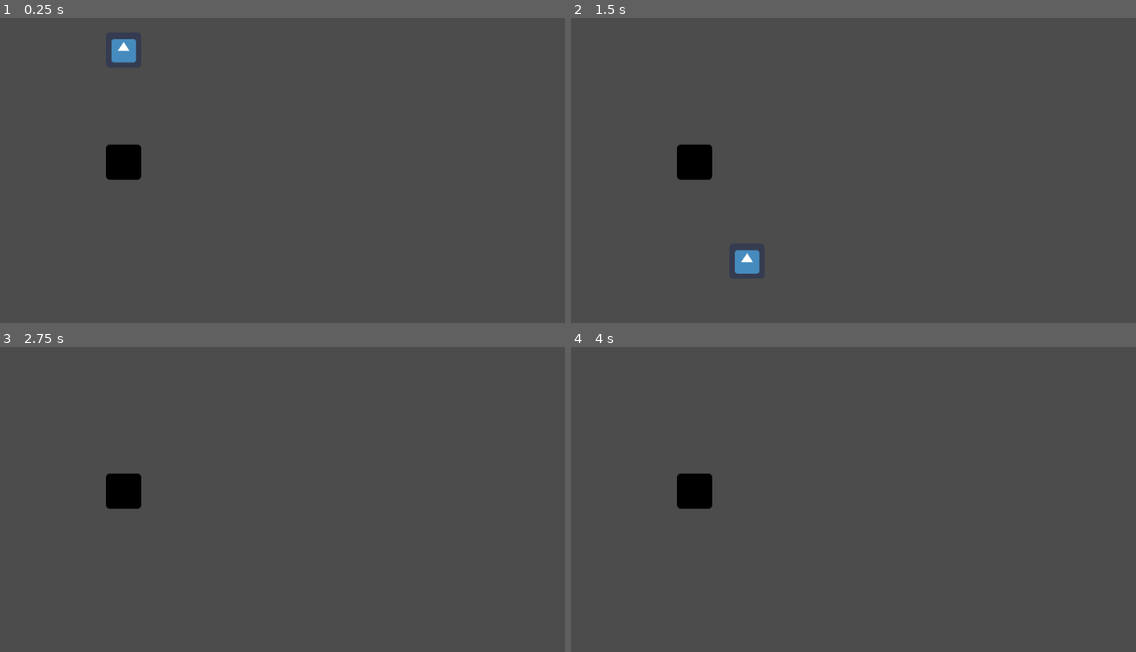
Above: before the commit, frames 1-4 (two rows, left to right).
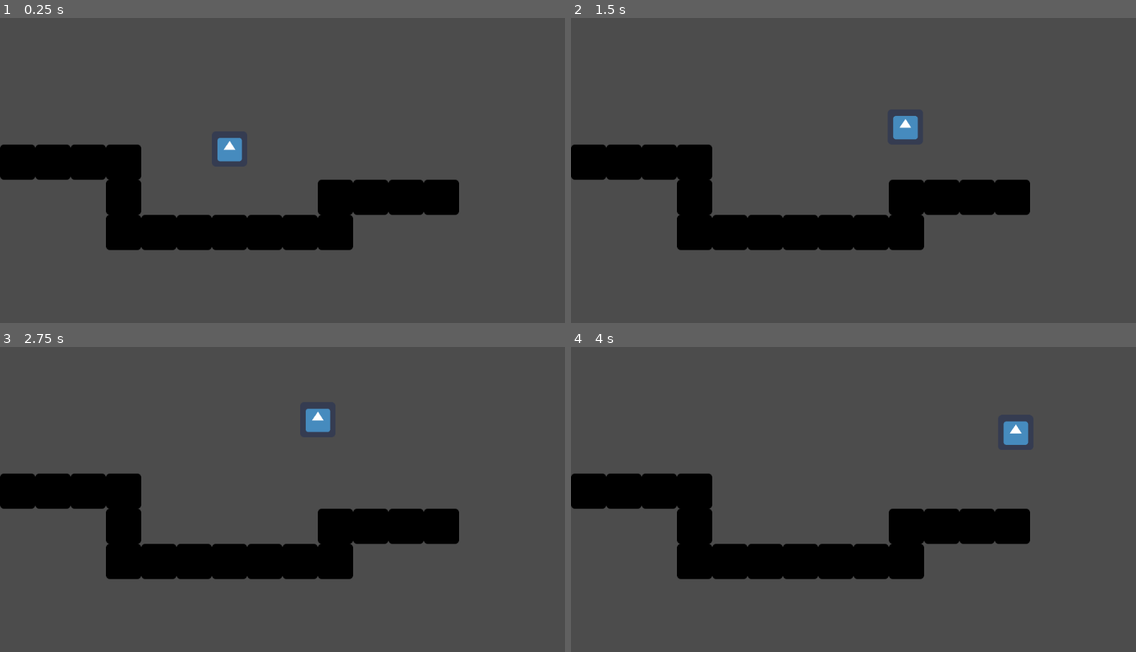
Above: after the commit, the same moments.

Repository: elouan-pt/platform-game
Game: Godot game, scene res://World.tscn
The game is run twice, just before and just after one commit, with the same random seed, the same clock (stepped at 60 frames per second) and the same inputs. The engine's default icon, where the game draws it, is replaced by a stand-in: a white triangle on a blue panel in a dark square.
Inputs:
- Up to frame 1 (0.25 s): no input
- Up to frame 2 (1.5 s): hold Up (ui_up) 0.53-1.28 s; hold Right (ui_right) from 0.53 s (still down); tap Up (ui_up) at 1.35 s
- Up to frame 3 (2.75 s): tap Up (ui_up) at 1.52, 1.82 s; release Right (ui_right) at 2.03 s; hold Left (ui_left) from 2.03 s (still down); hold Up (ui_up) from 2.03 s (still down)
- Up to frame 4 (4 s): release Left (ui_left) at 2.78 s; release Up (ui_up) at 2.78 s; hold Right (ui_right) from 2.78 s (still down); tap Up (ui_up) at 2.85, 3.02, 3.32 s; hold Up (ui_up) from 3.53 s (still down)

The runs differ from the first frame. In frame 1, 12% of the frame differs, in the area x 0-82%, y 6-77%; in frame 2, 12%, in the area x 0-82%, y 32-84%; in frame 3, 11%; in frame 4, 11%.

Commit message:
feature: add jumping

Diff:
--- a/KinematicBody2D.gd
+++ b/KinematicBody2D.gd
@@ -1,16 +1,25 @@
 extends KinematicBody2D
+
+const UP = Vector2(0, -1)
+const GRAVITY = 20
+const SPEED = 200
+const JUMP_HEIGHT = -550
 
 var motion = Vector2()
 
 func _physics_process(delta):
-	motion.y += 10
+	motion.y += GRAVITY
 
 	if Input.is_action_pressed("ui_right"):
-		motion.x = 100
+		motion.x = SPEED
 	elif Input.is_action_pressed("ui_left"):
-		motion.x = -100
+		motion.x = -SPEED
 	else:
 		motion.x = 0
 
-	move_and_slide(motion)
+	if is_on_floor():
+		if Input.is_action_pressed("ui_up"):
+			motion.y = JUMP_HEIGHT
+
+	motion = move_and_slide(motion, UP)
 	pass
--- a/World.tscn
+++ b/World.tscn
@@ -12,7 +12,7 @@
 [node name="World" type="Node"]
 
 [node name="Player" type="KinematicBody2D" parent="."]
-position = Vector2( 224, 64 )
+position = Vector2( 416, 224 )
 script = ExtResource( 2 )
 __meta__ = {
 "_edit_group_": true
@@ -26,17 +26,244 @@
 [node name="CollisionShape2D" type="CollisionShape2D" parent="Player"]
 shape = SubResource( 1 )
 
-[node name="Wall" type="StaticBody2D" parent="."]
+[node name="Walls" type="Node" parent="."]
+
+[node name="Wall" type="StaticBody2D" parent="Walls"]
+position = Vector2( 416, 416 )
+__meta__ = {
+"_edit_group_": true
+}
+
+[node name="Sprite" type="Sprite" parent="Walls/Wall"]
+modulate = Color( 0, 0, 0, 1 )
+position = Vector2( -3.8147e-06, 3.8147e-06 )
+scale = Vector2( 0.5, 0.5 )
+texture = ExtResource( 1 )
+
+[node name="CollisionShape2D" type="CollisionShape2D" parent="Walls/Wall"]
+shape = SubResource( 2 )
+
+[node name="Wall2" type="StaticBody2D" parent="Walls"]
+position = Vector2( 480, 416 )
+__meta__ = {
+"_edit_group_": true
+}
+
+[node name="Sprite" type="Sprite" parent="Walls/Wall2"]
+modulate = Color( 0, 0, 0, 1 )
+position = Vector2( -3.8147e-06, 3.8147e-06 )
+scale = Vector2( 0.5, 0.5 )
+texture = ExtResource( 1 )
+
+[node name="CollisionShape2D" type="CollisionShape2D" parent="Walls/Wall2"]
+shape = SubResource( 2 )
+
+[node name="Wall3" type="StaticBody2D" parent="Walls"]
+position = Vector2( 544, 416 )
+__meta__ = {
+"_edit_group_": true
+}
+
+[node name="Sprite" type="Sprite" parent="Walls/Wall3"]
+modulate = Color( 0, 0, 0, 1 )
+position = Vector2( -3.8147e-06, 3.8147e-06 )
+scale = Vector2( 0.5, 0.5 )
+texture = ExtResource( 1 )
+
+[node name="CollisionShape2D" type="CollisionShape2D" parent="Walls/Wall3"]
+shape = SubResource( 2 )
+
+[node name="Wall4" type="StaticBody2D" parent="Walls"]
+position = Vector2( 608, 416 )
+__meta__ = {
+"_edit_group_": true
+}
+
+[node name="Sprite" type="Sprite" parent="Walls/Wall4"]
+modulate = Color( 0, 0, 0, 1 )
+position = Vector2( -3.8147e-06, 3.8147e-06 )
+scale = Vector2( 0.5, 0.5 )
+texture = ExtResource( 1 )
+
+[node name="CollisionShape2D" type="CollisionShape2D" parent="Walls/Wall4"]
+shape = SubResource( 2 )
+
+[node name="Wall5" type="StaticBody2D" parent="Walls"]
+position = Vector2( 608, 352 )
+__meta__ = {
+"_edit_group_": true
+}
+
+[node name="Sprite" type="Sprite" parent="Walls/Wall5"]
+modulate = Color( 0, 0, 0, 1 )
+position = Vector2( -3.8147e-06, 3.8147e-06 )
+scale = Vector2( 0.5, 0.5 )
+texture = ExtResource( 1 )
+
+[node name="CollisionShape2D" type="CollisionShape2D" parent="Walls/Wall5"]
+shape = SubResource( 2 )
+
+[node name="Wall6" type="StaticBody2D" parent="Walls"]
+position = Vector2( 672, 352 )
+__meta__ = {
+"_edit_group_": true
+}
+
+[node name="Sprite" type="Sprite" parent="Walls/Wall6"]
+modulate = Color( 0, 0, 0, 1 )
+position = Vector2( -3.8147e-06, 3.8147e-06 )
+scale = Vector2( 0.5, 0.5 )
+texture = ExtResource( 1 )
+
+[node name="CollisionShape2D" type="CollisionShape2D" parent="Walls/Wall6"]
+shape = SubResource( 2 )
+
+[node name="Wall7" type="StaticBody2D" parent="Walls"]
+position = Vector2( 736, 352 )
+__meta__ = {
+"_edit_group_": true
+}
+
+[node name="Sprite" type="Sprite" parent="Walls/Wall7"]
+modulate = Color( 0, 0, 0, 1 )
+position = Vector2( -3.8147e-06, 3.8147e-06 )
+scale = Vector2( 0.5, 0.5 )
+texture = ExtResource( 1 )
+
+[node name="CollisionShape2D" type="CollisionShape2D" parent="Walls/Wall7"]
+shape = SubResource( 2 )
+
+[node name="Wall8" type="StaticBody2D" parent="Walls"]
+position = Vector2( 800, 352 )
+__meta__ = {
+"_edit_group_": true
+}
+
+[node name="Sprite" type="Sprite" parent="Walls/Wall8"]
+modulate = Color( 0, 0, 0, 1 )
+position = Vector2( -3.8147e-06, 3.8147e-06 )
+scale = Vector2( 0.5, 0.5 )
+texture = ExtResource( 1 )
+
+[node name="CollisionShape2D" type="CollisionShape2D" parent="Walls/Wall8"]
+shape = SubResource( 2 )
+
+[node name="Wall9" type="StaticBody2D" parent="Walls"]
+position = Vector2( 352, 416 )
+__meta__ = {
+"_edit_group_": true
+}
+
+[node name="Sprite" type="Sprite" parent="Walls/Wall9"]
+modulate = Color( 0, 0, 0, 1 )
+position = Vector2( -3.8147e-06, 3.8147e-06 )
+scale = Vector2( 0.5, 0.5 )
+texture = ExtResource( 1 )
+
+[node name="CollisionShape2D" type="CollisionShape2D" parent="Walls/Wall9"]
+shape = SubResource( 2 )
+
+[node name="Wall10" type="StaticBody2D" parent="Walls"]
+position = Vector2( 288, 416 )
+__meta__ = {
+"_edit_group_": true
+}
+
+[node name="Sprite" type="Sprite" parent="Walls/Wall10"]
+modulate = Color( 0, 0, 0, 1 )
+position = Vector2( -3.8147e-06, 3.8147e-06 )
+scale = Vector2( 0.5, 0.5 )
+texture = ExtResource( 1 )
+
+[node name="CollisionShape2D" type="CollisionShape2D" parent="Walls/Wall10"]
+shape = SubResource( 2 )
+
+[node name="Wall11" type="StaticBody2D" parent="Walls"]
+position = Vector2( 224, 416 )
+__meta__ = {
+"_edit_group_": true
+}
+
+[node name="Sprite" type="Sprite" parent="Walls/Wall11"]
+modulate = Color( 0, 0, 0, 1 )
+position = Vector2( -3.8147e-06, 3.8147e-06 )
+scale = Vector2( 0.5, 0.5 )
+texture = ExtResource( 1 )
+
+[node name="CollisionShape2D" type="CollisionShape2D" parent="Walls/Wall11"]
+shape = SubResource( 2 )
+
+[node name="Wall12" type="StaticBody2D" parent="Walls"]
+position = Vector2( 224, 352 )
+__meta__ = {
+"_edit_group_": true
+}
+
+[node name="Sprite" type="Sprite" parent="Walls/Wall12"]
+modulate = Color( 0, 0, 0, 1 )
+position = Vector2( -3.8147e-06, 3.8147e-06 )
+scale = Vector2( 0.5, 0.5 )
+texture = ExtResource( 1 )
+
+[node name="CollisionShape2D" type="CollisionShape2D" parent="Walls/Wall12"]
+shape = SubResource( 2 )
+
+[node name="Wall13" type="StaticBody2D" parent="Walls"]
 position = Vector2( 224, 288 )
 __meta__ = {
 "_edit_group_": true
 }
 
-[node name="Sprite" type="Sprite" parent="Wall"]
-modulate = Color( 0, 0, 0, 1 )
-position = Vector2( -3.8147e-06, 3.8147e-06 )
-scale = Vector2( 0.5, 0.5 )
-texture = ExtResource( 1 )
-
-[node name="CollisionShape2D" type="CollisionShape2D" parent="Wall"]
-shape = SubResource( 2 )
+[node name="Sprite" type="Sprite" parent="Walls/Wall13"]
+modulate = Color( 0, 0, 0, 1 )
+position = Vector2( -3.8147e-06, 3.8147e-06 )
+scale = Vector2( 0.5, 0.5 )
+texture = ExtResource( 1 )
+
+[node name="CollisionShape2D" type="CollisionShape2D" parent="Walls/Wall13"]
+shape = SubResource( 2 )
+
+[node name="Wall14" type="StaticBody2D" parent="Walls"]
+position = Vector2( 160, 288 )
+__meta__ = {
+"_edit_group_": true
+}
+
+[node name="Sprite" type="Sprite" parent="Walls/Wall14"]
+modulate = Color( 0, 0, 0, 1 )
+position = Vector2( -3.8147e-06, 3.8147e-06 )
+scale = Vector2( 0.5, 0.5 )
+texture = ExtResource( 1 )
+
+[node name="CollisionShape2D" type="CollisionShape2D" parent="Walls/Wall14"]
+shape = SubResource( 2 )
+
+[node name="Wall15" type="StaticBody2D" parent="Walls"]
+position = Vector2( 96, 288 )
+__meta__ = {
+"_edit_group_": true
+}
+
+[node name="Sprite" type="Sprite" parent="Walls/Wall15"]
+modulate = Color( 0, 0, 0, 1 )
+position = Vector2( -3.8147e-06, 3.8147e-06 )
+scale = Vector2( 0.5, 0.5 )
+texture = ExtResource( 1 )
+
+[node name="CollisionShape2D" type="CollisionShape2D" parent="Walls/Wall15"]
+shape = SubResource( 2 )
+
+[node name="Wall16" type="StaticBody2D" parent="Walls"]
+position = Vector2( 32, 288 )
+__meta__ = {
+"_edit_group_": true
+}
+
+[node name="Sprite" type="Sprite" parent="Walls/Wall16"]
+modulate = Color( 0, 0, 0, 1 )
+position = Vector2( -3.8147e-06, 3.8147e-06 )
+scale = Vector2( 0.5, 0.5 )
+texture = ExtResource( 1 )
+
+[node name="CollisionShape2D" type="CollisionShape2D" parent="Walls/Wall16"]
+shape = SubResource( 2 )
